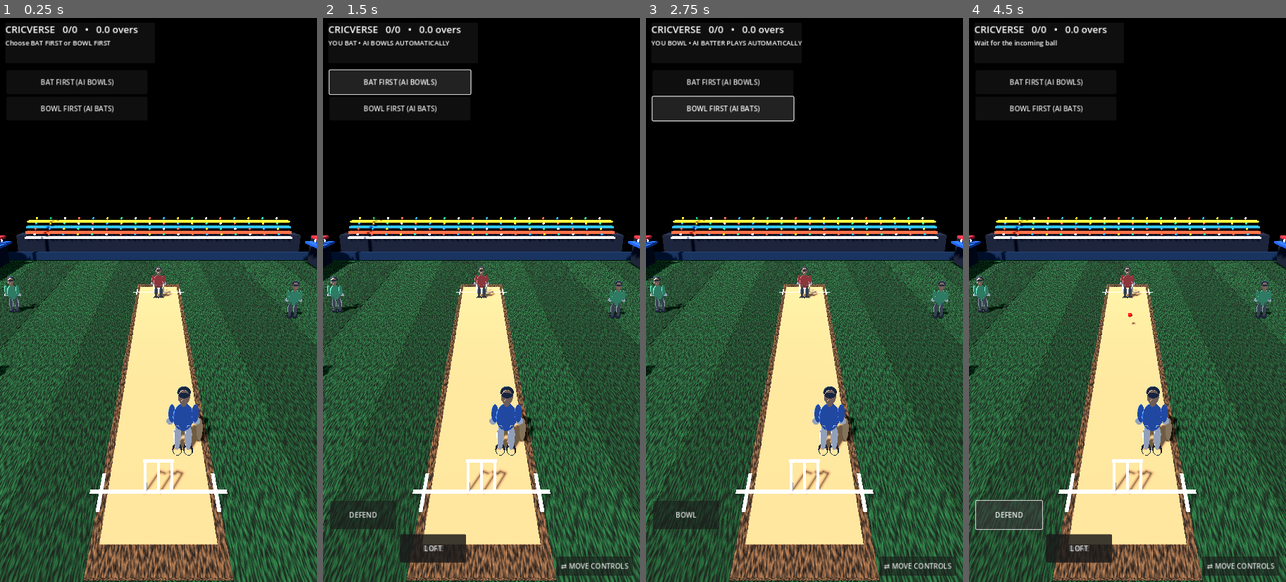
Above: before the commit, frames 1-4 (left to right).
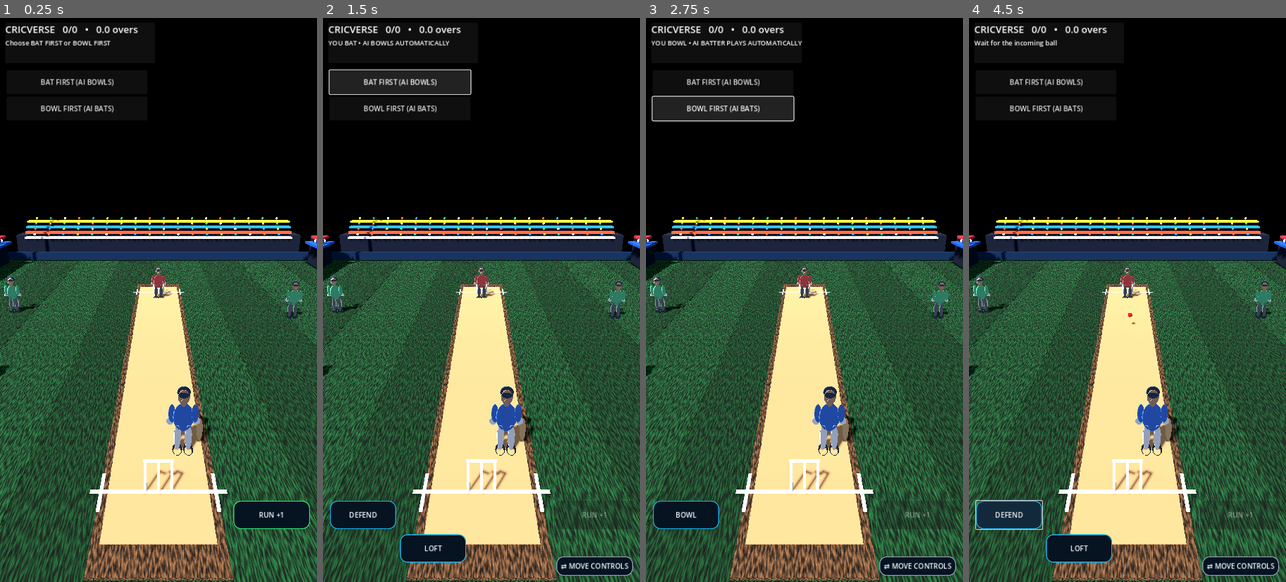
Above: after the commit, the same moments.

Repository: rakibbristy/boundary-cricket
Game: Godot game, scene res://main.tscn
The game is run twice, just before and just after one commit, with the same random seed, the same clock (stepped at 60 frames per second) and the same inputs.
Inputs (mouse positions are in pixels of both pictures, inside the frame that each line leads up to):
- Up to frame 1 (0.25 s): no input
- Up to frame 2 (1.5 s): click (595, 514) at 0.5 s, where only the run after the commit has a clickable "RUN +1"; click "BAT FIRST (AI BOWLS)" at 1.25 s
- Up to frame 3 (2.75 s): click "BOWL FIRST (AI BATS)" at 2 s
- Up to frame 4 (4.5 s): click "BOWL" at 2.75 s; click "BAT FIRST (AI BOWLS)" at 3.5 s; click "DEFEND" at 4.25 s

The runs differ from the first frame. In frame 1, 1.2% of the frame differs, in the area x 73-98%, y 85-91%; in frame 2, 2.3%; in frame 3, 1.4%; in frame 4, 2.7%, in the area x 2-98%, y 85-99%.

Commit message:
Add actual run button and running input logic

Diff:
--- a/cricverse/main.gd
+++ b/cricverse/main.gd
@@ -349,6 +349,17 @@
 	swap_button.size = Vector2(174, 44)
 	swap_button.pressed.connect(_swap_controls)
 	layer.add_child(swap_button)
+	run_button = Button.new()
+	run_button.text = "RUN +1"
+	run_button.anchor_left = 1.0
+	run_button.anchor_right = 1.0
+	run_button.anchor_top = 1.0
+	run_button.anchor_bottom = 1.0
+	run_button.position = Vector2(-190, -184)
+	run_button.size = Vector2(174, 64)
+	run_button.pressed.connect(_attempt_run)
+	layer.add_child(run_button)
+	_style_hud()
 	_set_controls()
 
 func _style_one_button(button: Button, accent: Color) -> void:
@@ -387,6 +398,11 @@
 	balls = 0
 	delivery_active = false
 	auto_delivery_timer = 1.2
+	completed_runs_this_ball = 0
+	shot_boundary_done = false
+	run_in_progress = false
+	if is_instance_valid(run_button):
+		run_button.disabled = true
 	_set_controls()
 	_update_score()
 	_show_status("YOU BAT • AI BOWLS AUTOMATICALLY" if mode == "batting" else "YOU BOWL • AI BATTER PLAYS AUTOMATICALLY")
@@ -400,6 +416,20 @@
 	loft_button.visible = match_started and play_mode == "batting"
 	swap_button.visible = match_started
 	_apply_control_layout()
+
+func _attempt_run() -> void:
+	if not match_started or play_mode != "batting" or not delivery_active or ball_state != "shot" or shot_boundary_done:
+		_show_status("RUN only after you play a shot")
+		return
+	if run_in_progress:
+		return
+	if completed_runs_this_ball >= 3:
+		_show_status("Maximum runs reached for this shot")
+		return
+	run_in_progress = true
+	run_timer = 0.0
+	run_button.disabled = true
+	_show_status("RUNNING! Tap again after reaching the crease")
 
 func _swap_controls() -> void:
 	controls_swapped = not controls_swapped
@@ -458,6 +488,11 @@
 	ball_state = "delivery"
 	ball_bounced = false
 	delivery_timer = 0.0
+	completed_runs_this_ball = 0
+	shot_boundary_done = false
+	run_in_progress = false
+	if is_instance_valid(run_button):
+		run_button.disabled = true
 
 func _play_shot(power: float) -> void:
 	if not match_started or play_mode != "batting":
@@ -493,6 +528,10 @@
 	score += runs
 	shot_power = power
 	ball_state = "shot"
+	completed_runs_this_ball = 0
+	shot_boundary_done = false
+	if is_instance_valid(run_button):
+		run_button.disabled = false
 	var hit_direction := -1.0 if randf() < 0.72 else 1.0
 	ball_velocity = Vector3(randf_range(-5.0, 5.0), 4.0 + power * 3.0, hit_direction * (8.0 + power * 3.0))
 	if timing_quality > 0.78:
